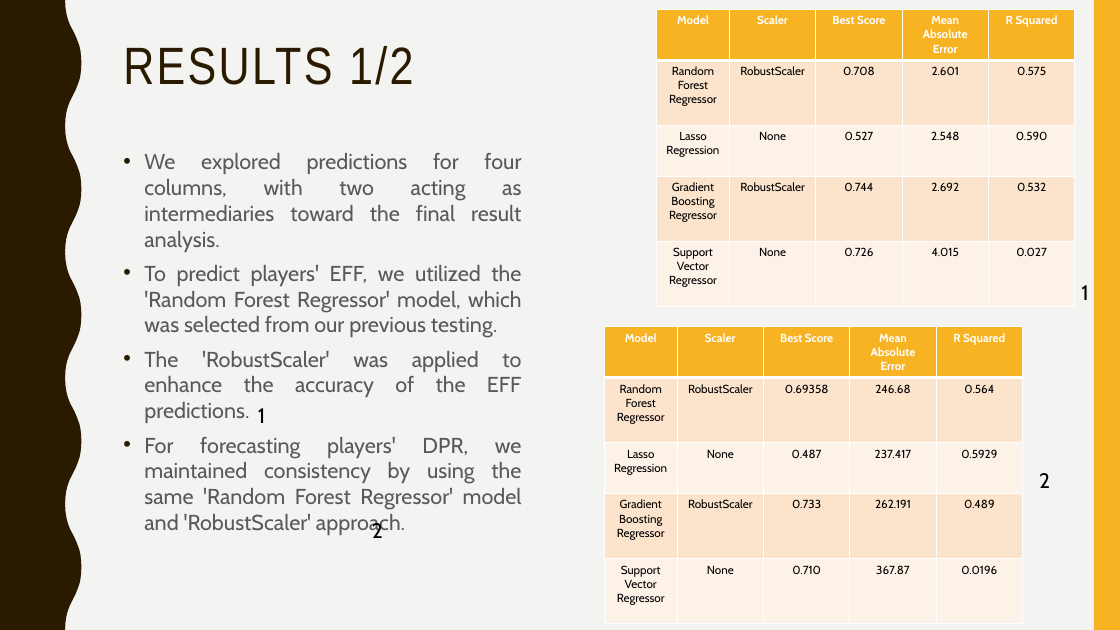
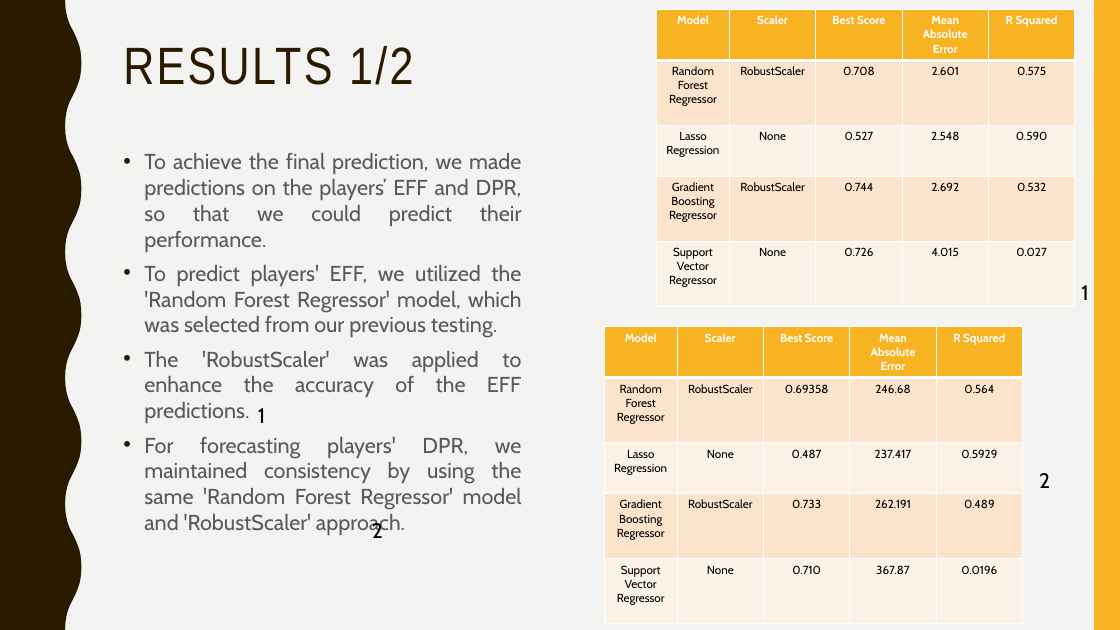
Before and after one commit to afs202005277/AC, a slide deck: slide 11 of ppt projeto.pptx. Drawn at 1120x630 pixels with LibreOffice and Linux fonts; fonts in the diff are those of the drawing. Boxes give left, top, right and bottom in pixels: in the first picture for what was removed or moved away, otherwise in the second. Text is boxed around its words. In the diff, an @@ line names an element or a change of style, - is before the commit and + after.

Commit message:
Powerpoint

```diff
--- a/ppt projeto.pptx
+++ b/ppt projeto.pptx
@@ text at (144, 153, 522, 252): text changed @@
-• We explored predictions for four columns, with two acting as intermediaries toward the final result analysis.
+• To achieve the final prediction, we made predictions on the players’ EFF and DPR, so that we could predict their performance.
```
